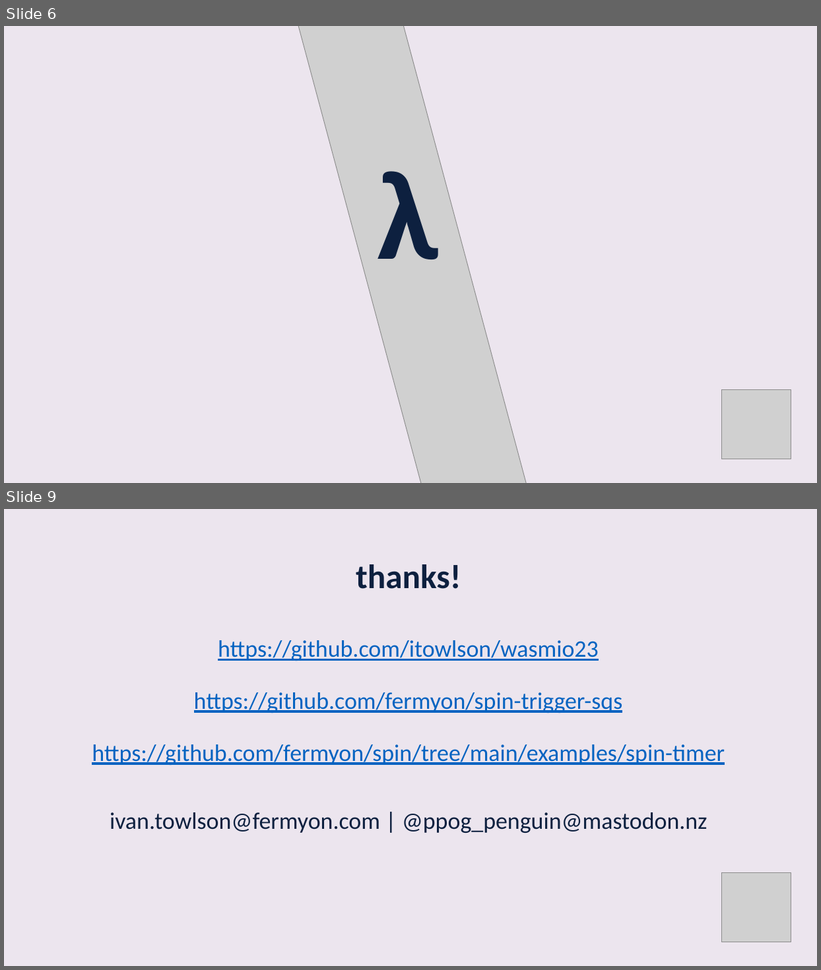
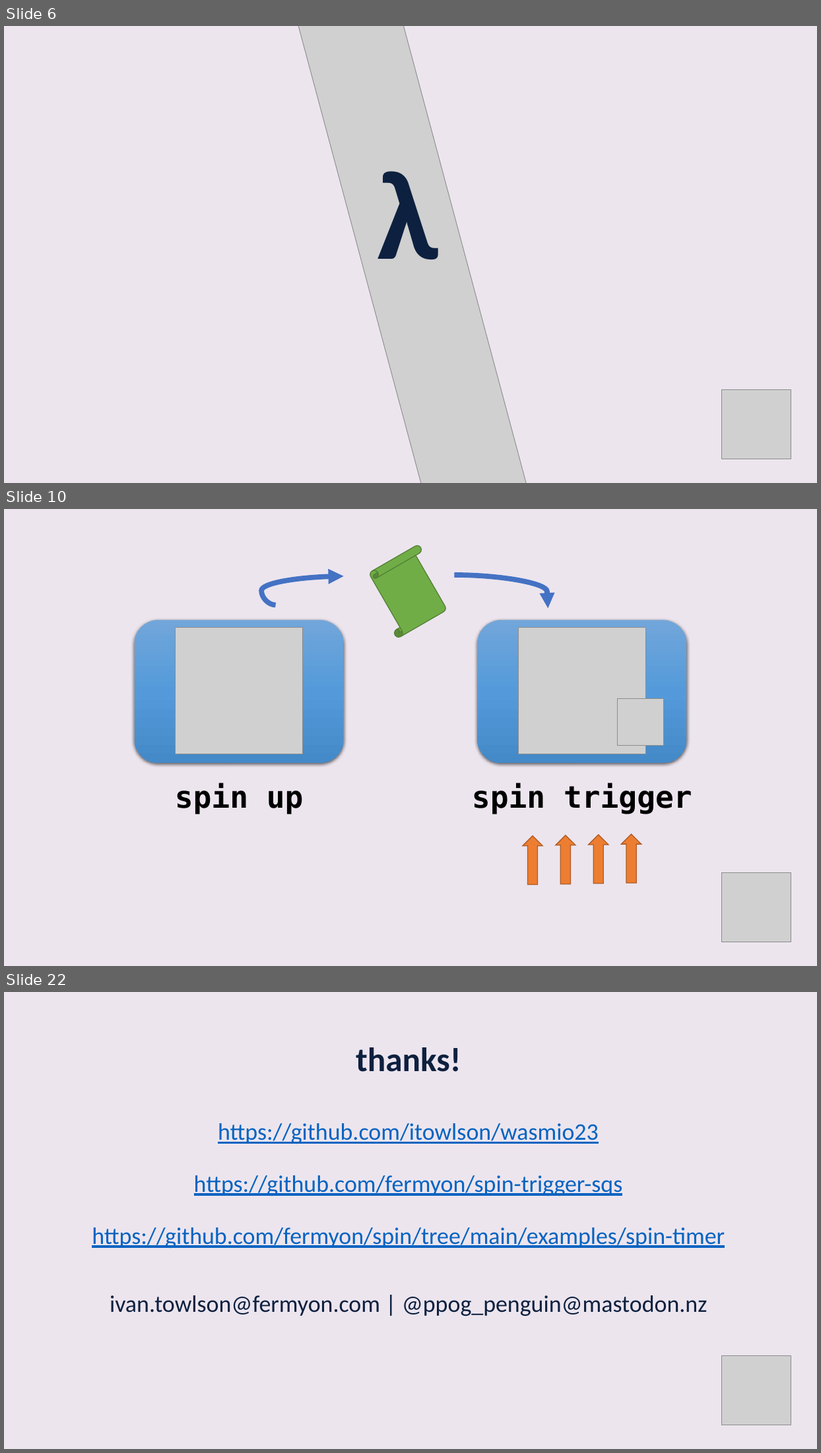
Before and after one commit to itowlson/wasmio23, a slide deck: slides/beyond-http-microservices.pptx. Shown one above the other, each under a label of ours: slides 6 and 9 before the commit, slides 6, 10 and 22 after it; the slides between them are not shown. The pictures are 821x970 and 821x1453 pixels, drawn with LibreOffice and Linux fonts; fonts in the diff are those of the drawing; grey boxes stand for pictures. Boxes give left, top, right and bottom in pixels: in the first picture for what was removed or moved away, otherwise in the second. Text is boxed around its words. In the diff, an @@ line names an element or a change of style, - is before the commit and + after.

```diff
--- a/slides/beyond-http-microservices.pptx
+++ b/slides/beyond-http-microservices.pptx
@@ slide 10 added at <box>4,509,817,966</box>, background #ECE5EE @@
@@ vertical scroll added at <box>362,544,455,639</box>, fill #70AD47, outline #538035 1 pt @@
@@ curved arrow added from (275, 605) to (344, 576), #4472C4 6 pt @@
@@ curved arrow added from (455, 575) to (548, 609), #4472C4 6 pt @@
@@ rounded rectangle added at <box>135,620,344,763</box>, fill gradient #71A6DB to #559BDB to #448ACA @@
@@ picture added at <box>176,627,302,755</box> @@
@@ rounded rectangle added at <box>477,620,686,763</box>, fill gradient #71A6DB to #559BDB to #448ACA @@
@@ picture added at <box>519,627,646,755</box> @@
@@ picture added at <box>617,698,664,746</box> @@
@@ text added at <box>175,784,304,815</box>, 36 pt, text #000000, bold @@
+spin up
@@ text added at <box>472,784,692,815</box>, 36 pt, text #000000, bold @@
+spin trigger
@@ group added at <box>523,835,642,885</box>: 4 up arrows @@
@@ picture added at <box>722,873,791,943</box> @@
@@ what was slide 9 is now slide 22 @@
```
Also in this commit, not shown: 14 other slides added, 2 slides removed.
